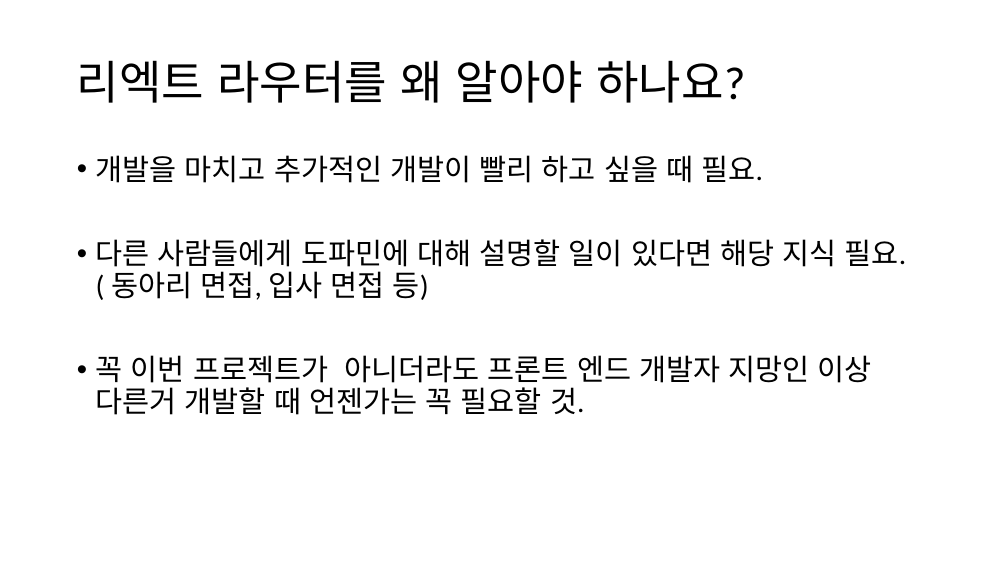
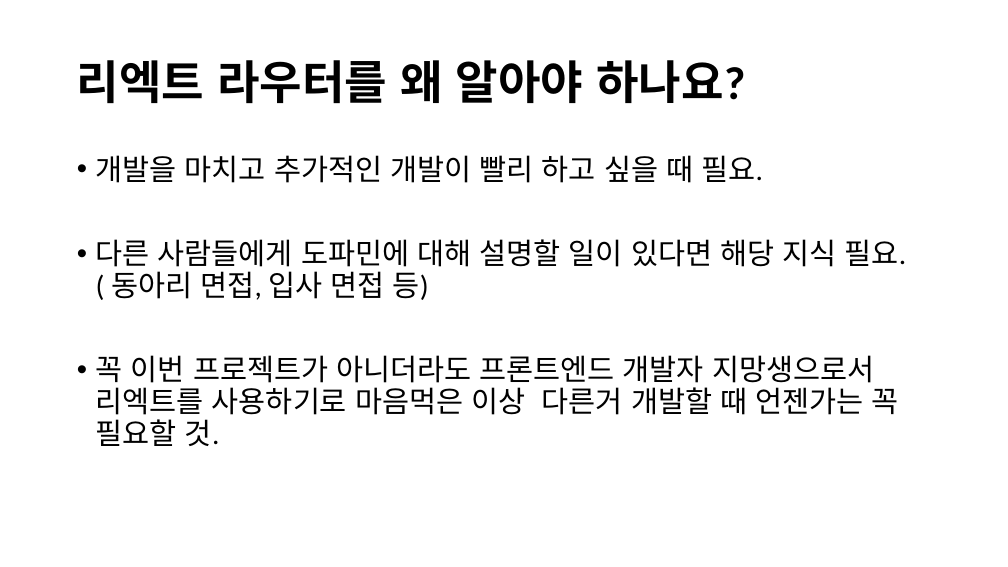
Before and after one commit to Profitah/DoFarming_DOC, a slide deck: slide 3 of 웹관련/리엑트 라우터 기초.pptx. Drawn at 1008x567 pixels with LibreOffice and Linux fonts; fonts in the diff are those of the drawing. Boxes give left, top, right and bottom in pixels: in the first picture for what was removed or moved away, otherwise in the second. Text is boxed around its words. In the diff, an @@ line names an element or a change of style, - is before the commit and + after.

Commit message:
리엑트 라우터 v2

```diff
--- a/웹관련/리엑트 라우터 기초.pptx
+++ b/웹관련/리엑트 라우터 기초.pptx
@@ title "리엑트 라우터를 왜 알아야 하나요?" at [77, 60, 746, 103]: bold on @@
@@ text at [96, 355, 899, 446]: text changed @@
-• 꼭 이번 프로젝트가 아니더라도 프론트 엔드 개발자 지망인 이상 다른거 개발할 때 언젠가는 꼭 필요할 것.
+• 꼭 이번 프로젝트가 아니더라도 프론트엔드 개발자 지망생으로서 리엑트를 사용하기로 마음먹은 이상 다른거 개발할 때 언젠가는 꼭 필요할 것.
```
Also in this commit, not shown: 2 other slides changed, 6 slides added, 5 other files.
